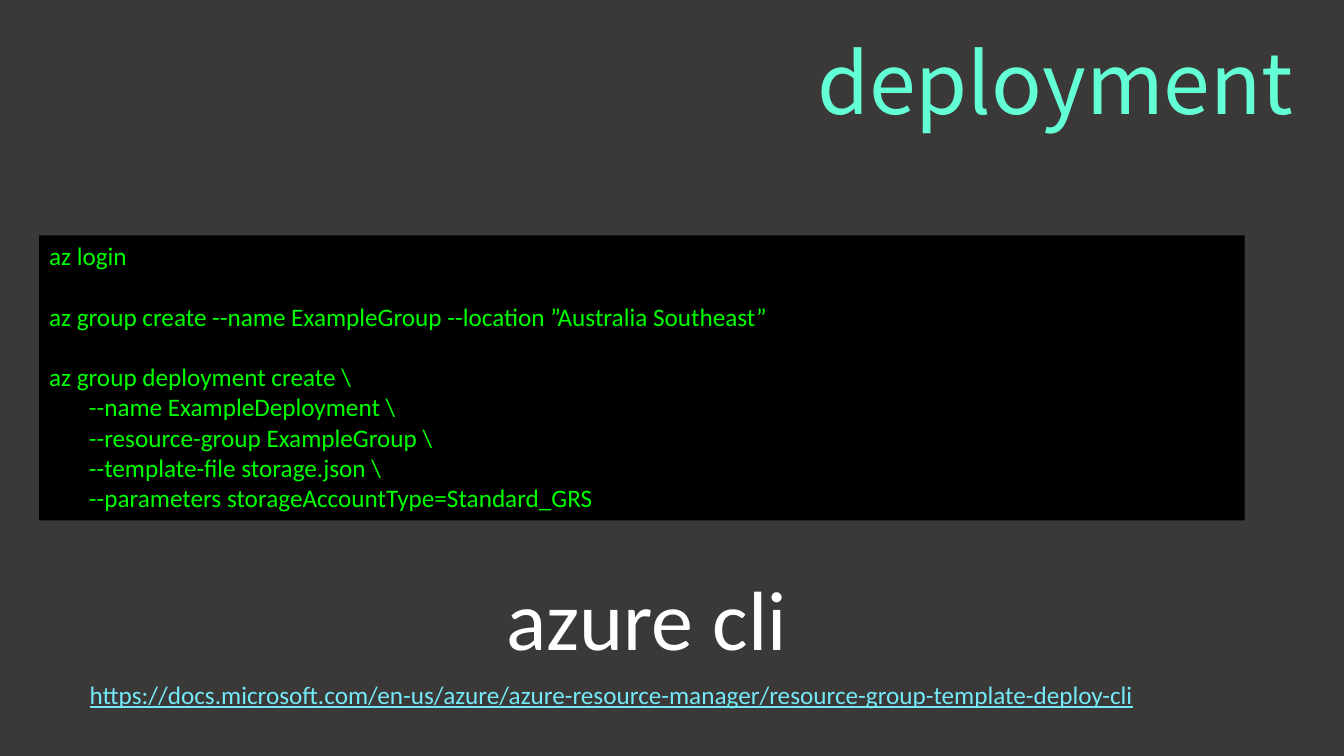
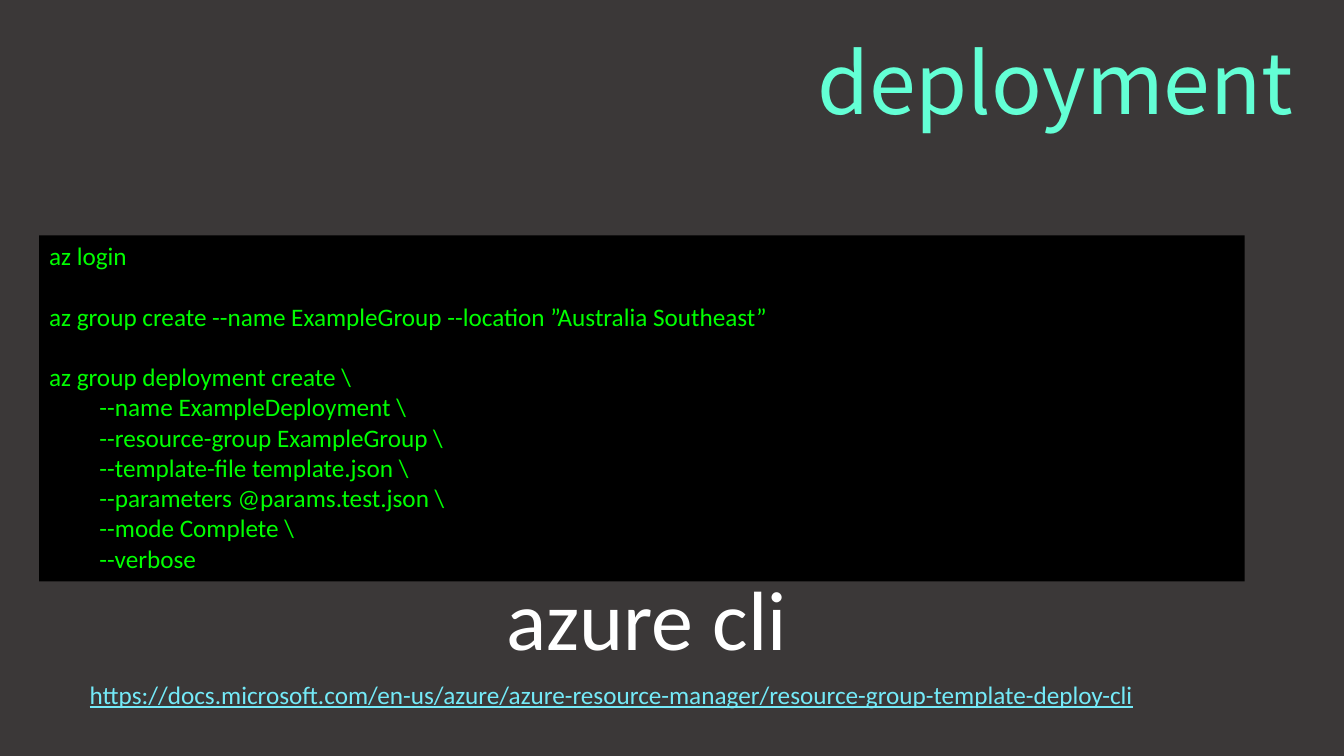
Before and after one commit to jdoof/arm-templates-demo, a slide deck: slide 25 of ARM Brown Bag.pptx. Drawn at 1344x756 pixels with LibreOffice and Linux fonts; fonts in the diff are those of the drawing. Boxes give left, top, right and bottom in pixels: in the first picture for what was removed or moved away, otherwise in the second. Text is boxed around its words. In the diff, an @@ line names an element or a change of style, - is before the commit and + after.

Commit message:
Improved High Level Architecture Diagram and some typos

```diff
--- a/ARM Brown Bag.pptx
+++ b/ARM Brown Bag.pptx
@@ rectangle "az login": place and size @@
-rectangle "az login" at bbox=[39, 236, 1245, 521]
+rectangle "az login" at bbox=[39, 236, 1245, 582]
@@ text in rectangle at bbox=[99, 398, 427, 452]: list level 1 to 2 in "--name ExampleDeployment \"; list level 1 to 2 in "--resource-group ExampleGroup \" @@
@@ text in rectangle at bbox=[99, 459, 429, 569]: text changed @@
---template-file storage.json \
---parameters storageAccountType=Standard_GRS
+  --template-file template.json \
+  --parameters @params.test.json \
+  --mode Complete \
+  --verbose
```
Also in this commit, not shown: 5 other slides changed, 1 slide added, 1 slide removed.
